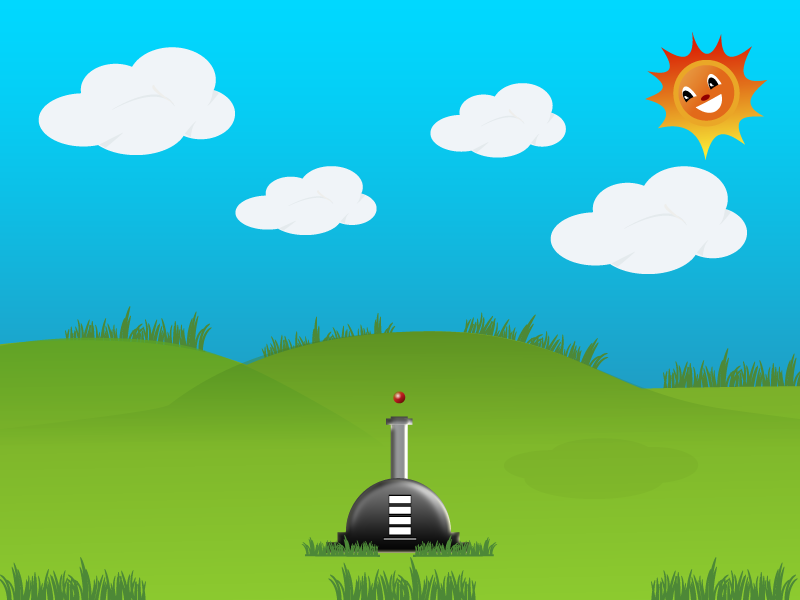
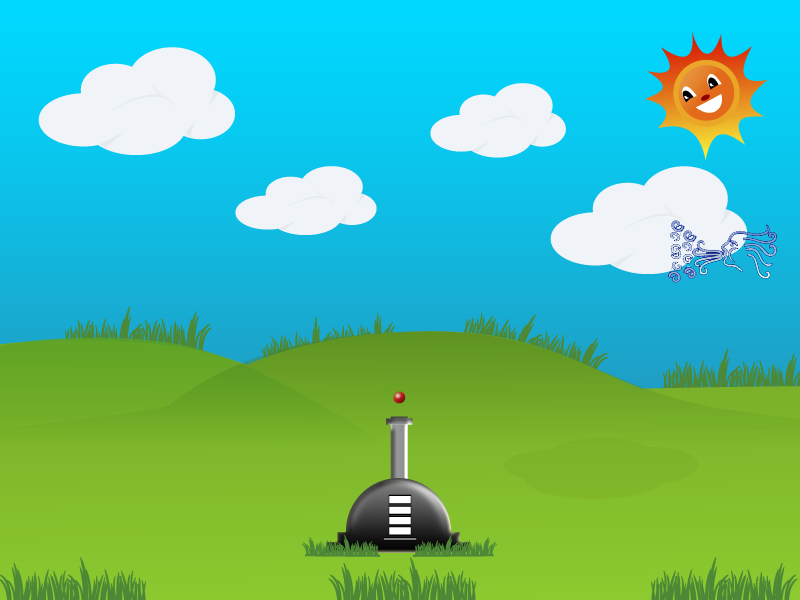
Layered file, before and after one edit (800×600). Changes by layer:
added layer "WindBlow" above "Energia" over [667, 220, 777, 283]
